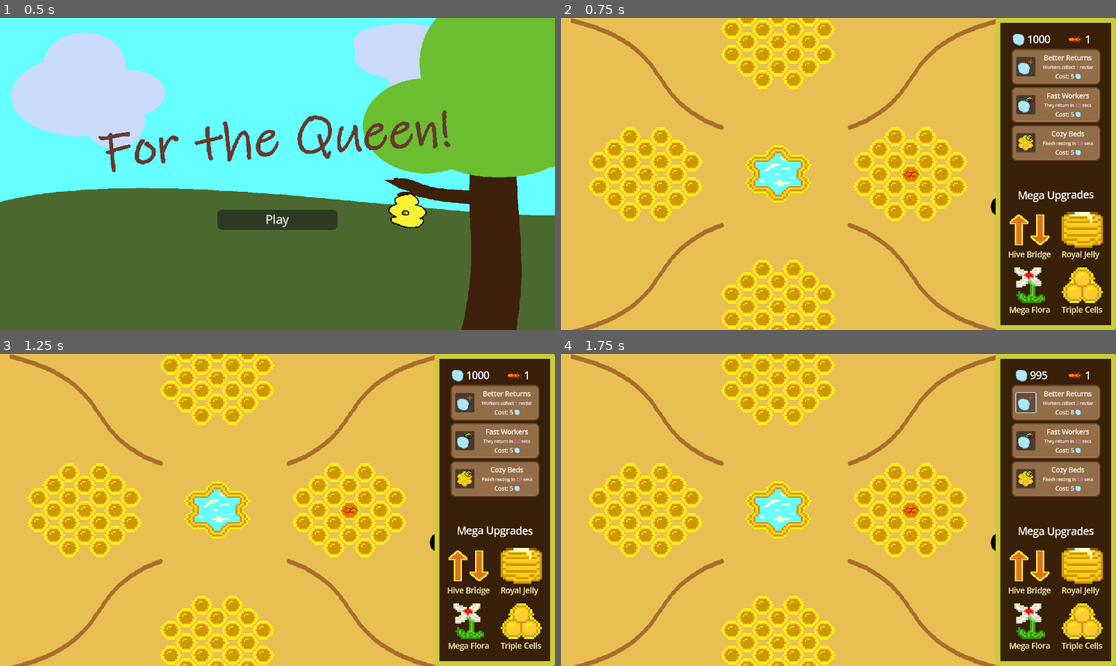
Above: before the commit, frames 1-4 (two rows, left to right).
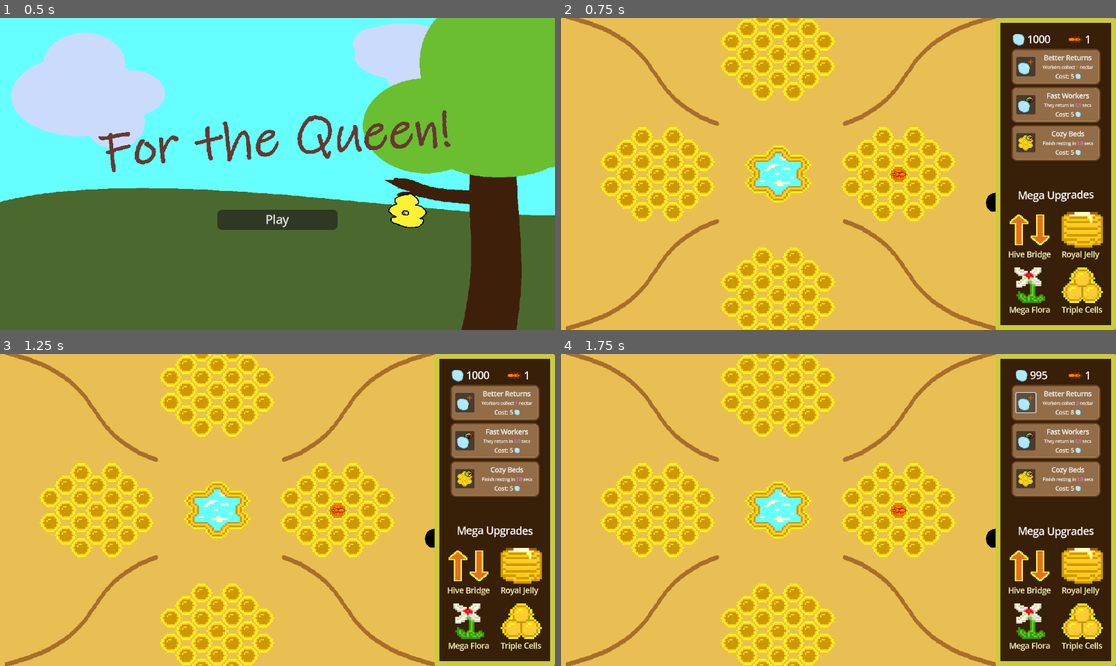
Above: after the commit, the same moments.

Repository: SBSoftwareDev/brainless
Game: Godot game, scene res://src/scenes/menu.tscn
Same seed, same stepped clock (60 frames per second), same inputs: the game is played once before the commit and once after it.
Inputs (mouse positions are in pixels of both pictures, inside the frame that each line leads up to):
- Up to frame 1 (0.5 s): no input
- Up to frame 2 (0.75 s): click "Play" at 0.5 s
- Up to frame 3 (1.25 s): no input
- Up to frame 4 (1.75 s): click (1027, 403) at 1.25 s

Frame 1 is identical in both runs. In frame 2, 20% of the frame differs, in the area x 0-79%, y 0-100%; in frame 3, 20%; in frame 4, 20%.

Commit message:
adjusted background to be a lil more center

Diff:
--- a/src/scenes/game.tscn
+++ b/src/scenes/game.tscn
@@ -42,24 +42,25 @@
 light_mask = 512
 visibility_layer = 512
 z_index = -3026
+position = Vector2(76, -9)
 
 [node name="CellGroup1" parent="World/Level" instance=ExtResource("4_gh3at")]
-position = Vector2(134, 173)
+position = Vector2(204, 99)
 
 [node name="CellGroup2" parent="World/Level" instance=ExtResource("4_gh3at")]
-position = Vector2(320, 322)
+position = Vector2(550, 328)
 
 [node name="CellGroup3" parent="World/Level" instance=ExtResource("4_gh3at")]
-position = Vector2(132, 476)
+position = Vector2(144, 550)
 
 [node name="CellGroup4" parent="World/Level" instance=ExtResource("4_gh3at")]
-position = Vector2(-61, 325)
+position = Vector2(-212, 319)
 
 [node name="Entities" type="Node2D" parent="World"]
 
 [node name="BeeHole" parent="World/Entities" instance=ExtResource("4_6e0h8")]
 unique_name_in_owner = true
-position = Vector2(132, 322.00003)
+position = Vector2(218, 321.00003)
 scale = Vector2(4.435484, 3.7824063)
 
 [node name="Effects" type="Node2D" parent="World"]
--- a/src/scripts/level.gd
+++ b/src/scripts/level.gd
@@ -1,6 +1,6 @@
 extends Node2D
 
-const OFFSET :float = 275.0
+const OFFSET :float = 250.0
 
 @onready var bee_hole: Sprite2D = %BeeHole
 
